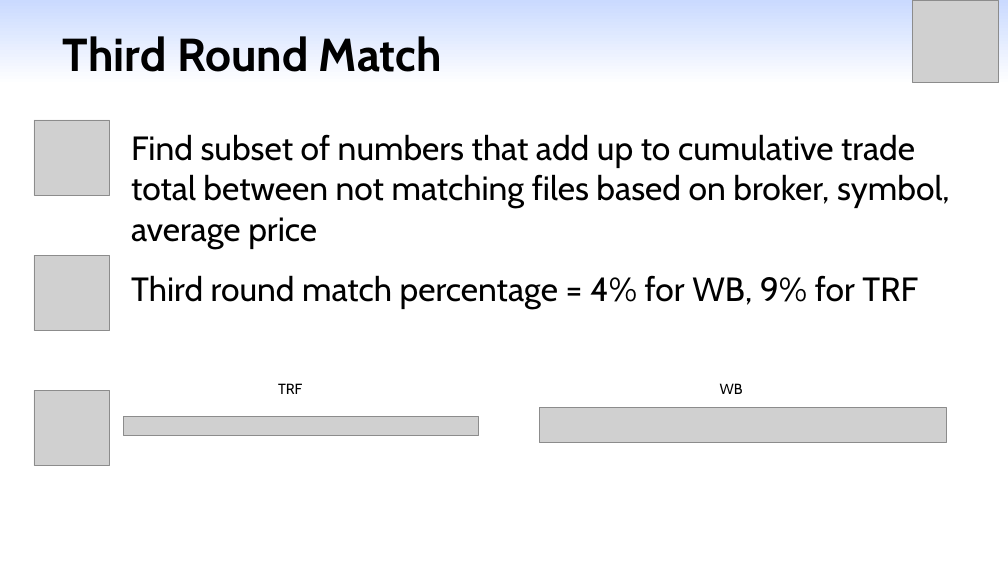
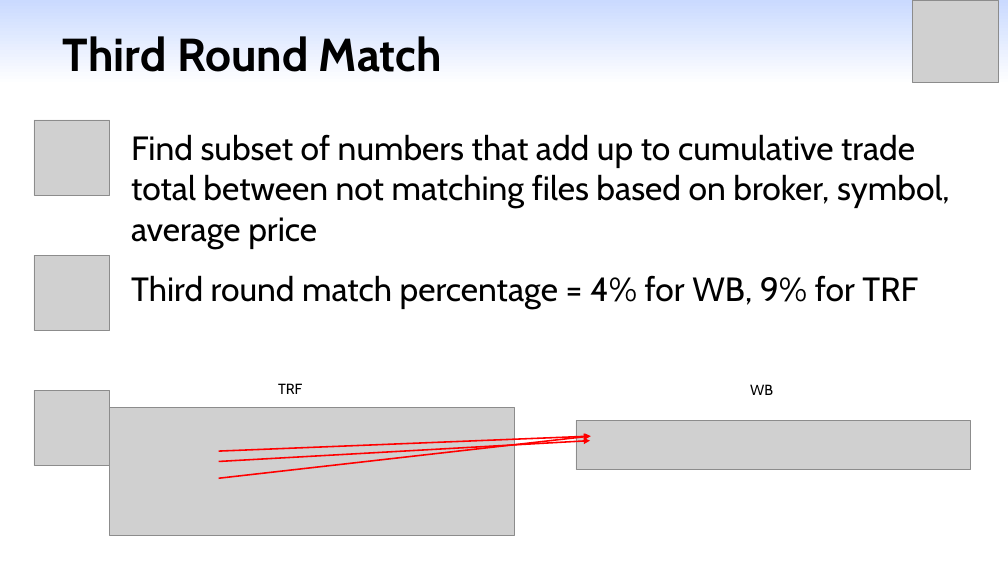
Before and after one commit to yangml103/webull_order_match, a slide deck: slide 8 of Presentation_Matching.pptx. Drawn at 1008x567 pixels with LibreOffice and Linux fonts; fonts in the diff are those of the drawing; grey boxes stand for pictures. Boxes give left, top, right and bottom in pixels: in the first picture for what was removed or moved away, otherwise in the second. Text is boxed around its words. In the diff, an @@ line names an element or a change of style, - is before the commit and + after.

Commit message:
Updated presentation

```diff
--- a/Presentation_Matching.pptx
+++ b/Presentation_Matching.pptx
@@ text "WB": place and size @@
-text "WB" at <box>720,383,743,394</box>
+text "WB" at <box>750,384,773,395</box>
@@ picture added at <box>110,407,514,535</box> @@
@@ picture removed at <box>123,416,479,436</box> @@
@@ picture removed at <box>539,408,947,443</box> @@
@@ arrow added from (219, 451) to (591, 436), #FF0000 1.5 pt @@
@@ arrow added from (219, 461) to (590, 441), #FF0000 1.5 pt @@
@@ arrow added from (219, 479) to (590, 436), #FF0000 1.5 pt @@
@@ picture added at <box>576,420,971,470</box> @@
```
